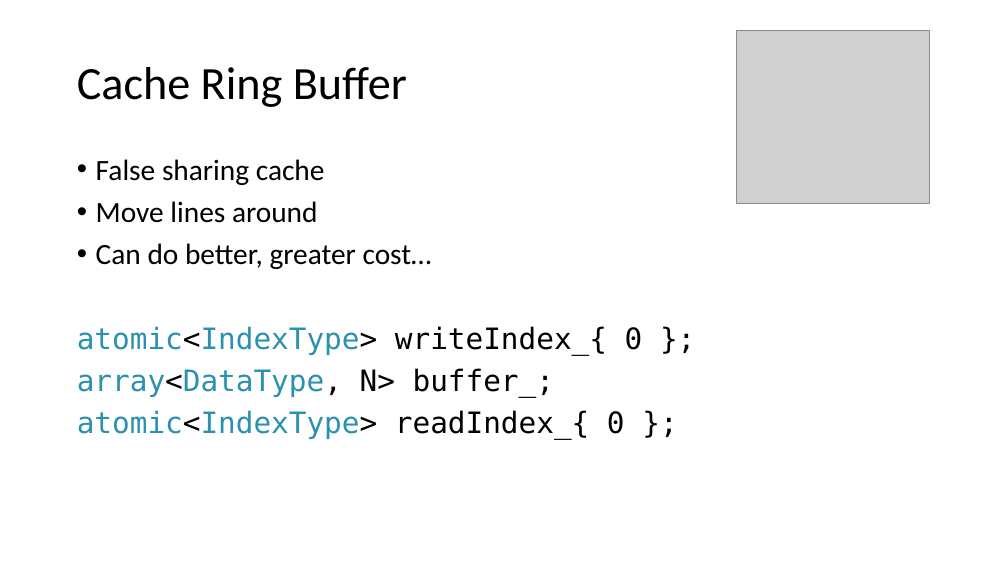
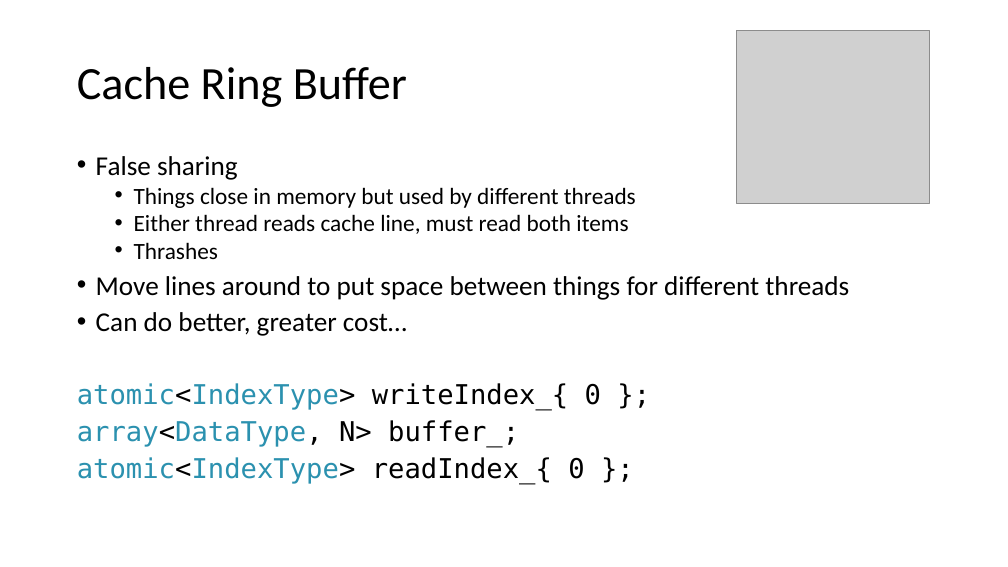
Before and after one commit to ChrisLomont/RingBuffer, a slide deck: slide 26 of Making a Ringbuffer.pptx (slide 25 before the commit). Drawn at 1008x567 pixels with LibreOffice and Linux fonts; fonts in the diff are those of the drawing; grey boxes stand for pictures. Boxes give left, top, right and bottom in pixels: in the first picture for what was removed or moved away, otherwise in the second. Text is boxed around its words. In the diff, an @@ line names an element or a change of style, - is before the commit and + after.

```diff
--- a/Making a Ringbuffer.pptx
+++ b/Making a Ringbuffer.pptx
@@ text at (96, 156, 849, 300): text changed; size 28 to 22.2 pt @@
-• False sharing cache
-• Move lines around
+• False sharing
+  • Things close in memory but used by different threads
+  • Either thread reads cache line, must read both items
+  • Thrashes
+• Move lines around to put space between things for different threads
@@ text at (77, 312, 601, 484): size 28 to 25.9 pt in "Can do better, greater cost…", "atomic<IndexType> writeIndex_{ 0 };", "array<DataType, N> buffer_;", "atomic<IndexType> readIndex_{ 0 };"; line spacing 0.9 to 0.8 @@
```
Also in this commit, not shown: 13 other slides changed, 2 slides added, 1 slide removed, 6 other files.
